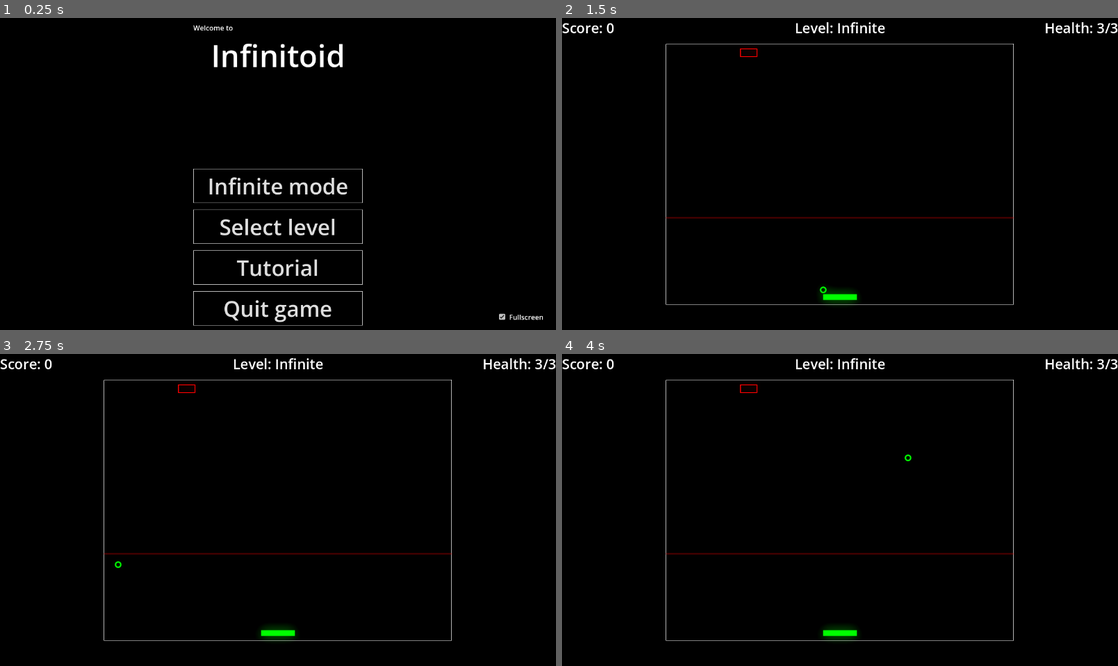
Above: before the commit, frames 1-4 (two rows, left to right).
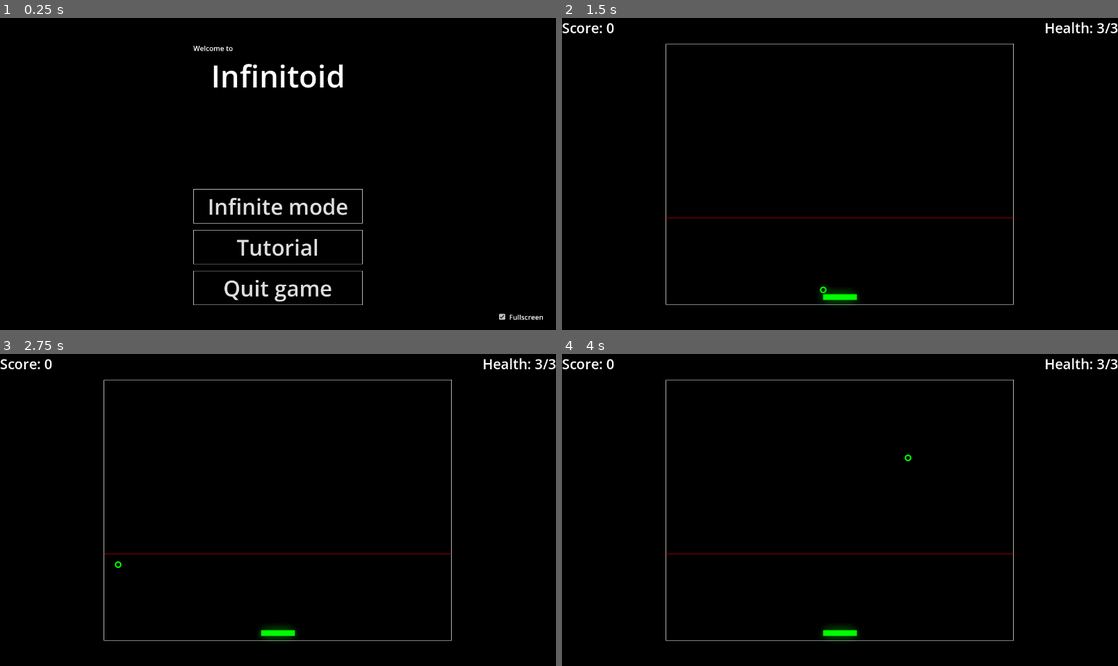
Above: after the commit, the same moments.

Repository: Germenzi/Infinitoid
Game: Godot game, scene res://scenes/main.tscn
The game is run twice, just before and just after one commit, with the same random seed, the same clock (stepped at 60 frames per second) and the same inputs.
Inputs (mouse positions are in pixels of both pictures, inside the frame that each line leads up to):
- Up to frame 1 (0.25 s): no input
- Up to frame 2 (1.5 s): click "Infinite mode" at 0.5 s; tap Enter at 1.25 s; move the mouse to (962, 158) at 1.27 s; hold Up (ui_up) from 1.28 s (still down); tap O at 1.35 s; click (962, 158) at 1.42 s
- Up to frame 3 (2.75 s): release Up (ui_up) at 2 s; tap Space at 2 s; drag from (166, 525) to (250, 572) at 2.02 s
- Up to frame 4 (4 s): tap Enter at 2.75 s; move the mouse to (895, 441) at 2.77 s; hold Up (ui_up) 2.78-3.5 s; tap O at 2.85 s; tap Space at 3.5 s; drag from (812, 572) to (673, 463) at 3.52 s

The runs differ from the first frame. In frame 1, 5.3% of the frame differs, in the area x 34-66%, y 2-99%; in frame 2, 0.3%; in frame 3, 0.3%; in frame 4, 0.3%.

Commit message:
removed levels

Diff:
--- a/namespaces/LevelsNamespace.gd
+++ b/namespaces/LevelsNamespace.gd
@@ -3,9 +3,3 @@
 class_name LevelsNamespace
 
 const INFINITE_LEVEL_CONFIG_PATH : String = "res://resources/infinite_level_config.tres"
-
-const LEVELS_CONFIGS : Array[LevelConfig] = [
-	preload("res://resources/level1.tres"),
-	preload("res://resources/level2.tres"),
-	preload("res://resources/level3.tres")
-]
--- a/namespaces/ScenesNamespace.gd
+++ b/namespaces/ScenesNamespace.gd
@@ -4,5 +4,4 @@
 
 const MAIN_MENU_SCENE_PATH : String = "res://scenes/main.tscn"
 const GAME_SCENE_PATH : String = "res://scenes/arcanoid_game.tscn"
-const LEVEL_SELECTING_SCENE_PATH : String = "res://scenes/level_selecting.tscn"
 const TUTORIAL_SCENE_PATH : String = "res://scenes/tutorial.tscn"
--- a/resources/level1.tres
+++ /dev/null
@@ -1,12 +0,0 @@
-[gd_resource type="Resource" script_class="LevelConfig" load_steps=2 format=3 uid="uid://it5to7lh0hsf"]
-
-[ext_resource type="Script" path="res://scripts/LevelConfig.gd" id="1_e7y1d"]
-
-[resource]
-script = ExtResource("1_e7y1d")
-speed_factor = 1.0
-new_blocks_spawning = false
-initial_ball_speed = 400.0
-initial_platform_speed = 300.0
-initial_block_spawn_amount = 1
-initial_level_structure = "1"
--- a/resources/level2.tres
+++ /dev/null
@@ -1,12 +0,0 @@
-[gd_resource type="Resource" script_class="LevelConfig" load_steps=2 format=3 uid="uid://cpppeujqnuohd"]
-
-[ext_resource type="Script" path="res://scripts/LevelConfig.gd" id="1_u3137"]
-
-[resource]
-script = ExtResource("1_u3137")
-speed_factor = 1.0
-new_blocks_spawning = false
-initial_ball_speed = 400.0
-initial_platform_speed = 300.0
-initial_block_spawn_amount = 1
-initial_level_structure = "2"
--- a/resources/level3.tres
+++ /dev/null
@@ -1,12 +0,0 @@
-[gd_resource type="Resource" script_class="LevelConfig" load_steps=2 format=3 uid="uid://c00xpilrdb5n1"]
-
-[ext_resource type="Script" path="res://scripts/LevelConfig.gd" id="1_kb1hs"]
-
-[resource]
-script = ExtResource("1_kb1hs")
-speed_factor = 1.0
-new_blocks_spawning = false
-initial_ball_speed = 400.0
-initial_platform_speed = 300.0
-initial_block_spawn_amount = 1
-initial_level_structure = "3"
--- a/scenes/arcanoid_game.tscn
+++ b/scenes/arcanoid_game.tscn
@@ -3,7 +3,6 @@
 [ext_resource type="Theme" uid="uid://dmce53ilrrlem" path="res://main-theme.tres" id="2_665qb"]
 [ext_resource type="Script" uid="uid://c2xkfwv7iin1c" path="res://scripts/GameState.gd" id="3_6rb05"]
 [ext_resource type="PackedScene" uid="uid://6folc8h7iqa7" path="res://scenes/game_over_screen.tscn" id="4_47ygy"]
-[ext_resource type="PackedScene" uid="uid://bc0tcq4wxb8qa" path="res://scenes/level_completed_screen.tscn" id="5_3e7pe"]
 [ext_resource type="PackedScene" uid="uid://b1mwgw0sjehek" path="res://scenes/in_game_menu.tscn" id="5_6e5sj"]
 
 [sub_resource type="GDScript" id="GDScript_0ixw8"]
@@ -12,12 +11,7 @@
 
 
 func _ready() -> void:
-	if GlobalSettings.current_level == -1:
-		(%GameState as GameState).load_level_config(load(LevelsNamespace.INFINITE_LEVEL_CONFIG_PATH))
-	else:
-		(%GameState as GameState).load_level_config(
-			LevelsNamespace.LEVELS_CONFIGS[GlobalSettings.current_level])
-
+	(%GameState as GameState).load_level_config(load(LevelsNamespace.INFINITE_LEVEL_CONFIG_PATH))
 	(%GameState as GameState).state_machine.go_state(GameState.LAUNCHING_BALL_STATE)
 "
 
@@ -216,9 +210,6 @@
 			banned_rects_sides = ArcanoidGeometry.RectGroupBannedSides.new()
 			banned_rects_sides.ban_side(earliest_collision.collision_rect, earliest_collision.collided_rect_side)
 
-			if _game_state.blocks.is_empty():
-				_on_all_blocks_broken()
-
 	# hardcoded bugfix, when ball super rarely just ignore walls
 	var bounds_rect : Rect2 = Rect2(Vector2.ZERO, GlobalSettings.game_config.playing_area_size)
 	if not bounds_rect.has_point(_game_state.ball_position):
@@ -297,16 +288,6 @@
 	_game_state.state_machine.go_state(GameState.LAUNCHING_BALL_STATE)
 
 
-func _on_all_blocks_broken() -> void:
-	if not _game_state.new_blocks_spawning:
-		(%Screens as TabContainer).current_tab = \\
-			(%Screens as TabContainer).get_tab_idx_from_control(%LevelCompletedScreen)
-		(%Screens as Control).show()
-		(%LevelCompletedScreen as LevelCompletedScreenAPI).set_has_next_level(
-			GlobalSettings.current_level < len(LevelsNamespace.LEVELS_CONFIGS)-1)
-		get_tree().paused = true
-
-
 func _on_blocks_reached_deadline() -> void:
 	_damage_reason = DamageReasons.DEADLINE_REACHED
 	if await _do_damage():
@@ -365,24 +346,6 @@
 		(%InGameMenu as Control).visible = not (%InGameMenu as Control).visible
 
 
-func _on_level_completed_screen_next_level_button_pressed() -> void:
-	if GlobalSettings.current_level >= len(LevelsNamespace.LEVELS_CONFIGS)-1:
-		return
-
-	GlobalSettings.current_level += 1
-	get_tree().paused = false
-	get_tree().reload_current_scene()
-
-
-func _on_level_completed_screen_quit_game_button_pressed() -> void:
-	get_tree().quit()
-
-
-func _on_level_completed_screen_main_menu_button_pressed() -> void:
-	get_tree().paused = false
-	get_tree().change_scene_to_file(ScenesNamespace.MAIN_MENU_SCENE_PATH)
-
-
 func _on_in_game_menu_main_menu_button_pressed() -> void:
 	get_tree().paused = false
 	get_tree().change_scene_to_file(ScenesNamespace.MAIN_MENU_SCENE_PATH)
@@ -408,21 +371,6 @@
 
 func _process(delta: float) -> void:
 	text = \"Score: %d\" % _game_state.score
-"
-
-[sub_resource type="GDScript" id="GDScript_bbx7j"]
-resource_name = "level_label"
-script/source = "extends Label
-
-
-func _ready() -> void:
-	var level_string : String = \"\"
-	if GlobalSettings.current_level == -1:
-		level_string = \"Infinite\"
-	else:
-		level_string = \"%d\" % (GlobalSettings.current_level+1)
-
-	text = \"Level: %s\" % level_string
 "
 
 [sub_resource type="Environment" id="Environment_a6df3"]
@@ -486,19 +434,6 @@
 text = "Score"
 script = SubResource("GDScript_4yrex")
 
-[node name="LevelLabel" type="Label" parent="GUI/HUD" unique_id=139835094]
-layout_mode = 1
-anchors_preset = 5
-anchor_left = 0.5
-anchor_right = 0.5
-offset_left = -20.0
-offset_right = 20.0
-offset_bottom = 19.0
-grow_horizontal = 2
-theme_override_font_sizes/font_size = 32
-text = "Level"
-script = SubResource("GDScript_bbx7j")
-
 [node name="Screens" type="TabContainer" parent="GUI" unique_id=1382445520]
 unique_name_in_owner = true
 process_mode = 3
@@ -516,12 +451,6 @@
 layout_mode = 2
 metadata/_tab_index = 0
 
-[node name="LevelCompletedScreen" parent="GUI/Screens" unique_id=354701538 instance=ExtResource("5_3e7pe")]
-unique_name_in_owner = true
-visible = false
-layout_mode = 2
-metadata/_tab_index = 1
-
 [node name="InGameMenu" parent="GUI" unique_id=790170330 instance=ExtResource("5_6e5sj")]
 unique_name_in_owner = true
 process_mode = 3
@@ -534,8 +463,5 @@
 [connection signal="main_menu_button_pressed" from="GUI/Screens/GameOverScreen" to="GUI" method="_on_game_over_screen_main_menu_button_pressed"]
 [connection signal="quit_game_button_pressed" from="GUI/Screens/GameOverScreen" to="GUI" method="_on_game_over_screen_quit_game_button_pressed"]
 [connection signal="restart_button_pressed" from="GUI/Screens/GameOverScreen" to="GUI" method="_on_game_over_screen_restart_button_pressed"]
-[connection signal="main_menu_button_pressed" from="GUI/Screens/LevelCompletedScreen" to="GUI" method="_on_level_completed_screen_main_menu_button_pressed"]
-[connection signal="next_level_button_pressed" from="GUI/Screens/LevelCompletedScreen" to="GUI" method="_on_level_completed_screen_next_level_button_pressed"]
-[connection signal="quit_game_button_pressed" from="GUI/Screens/LevelCompletedScreen" to="GUI" method="_on_level_completed_screen_quit_game_button_pressed"]
 [connection signal="main_menu_button_pressed" from="GUI/InGameMenu" to="GUI" method="_on_in_game_menu_main_menu_button_pressed"]
 [connection signal="new_scale_setted" from="GUI/InGameMenu" to="GUI" method="_on_in_game_menu_new_scale_setted"]
--- a/scenes/level_completed_screen.tscn
+++ /dev/null
@@ -1,89 +0,0 @@
-[gd_scene load_steps=3 format=3 uid="uid://bc0tcq4wxb8qa"]
-
-[ext_resource type="Theme" uid="uid://dmce53ilrrlem" path="res://main-theme.tres" id="1_fnab7"]
-
-[sub_resource type="GDScript" id="GDScript_sheo0"]
-resource_name = "main"
-script/source = "extends LevelCompletedScreenAPI
-
-signal next_level_button_pressed
-signal main_menu_button_pressed
-signal quit_game_button_pressed
-
-
-func _on_next_level_button_pressed() -> void:
-	next_level_button_pressed.emit()
-
-
-func _do_set_has_next_level(p_has:bool) -> void:
-	(%NextLevelButton as Button).disabled = not p_has
-
-
-func _on_main_menu_button_pressed() -> void:
-	main_menu_button_pressed.emit()
-
-
-func _on_quit_game_button_pressed() -> void:
-	quit_game_button_pressed.emit()
-"
-
-[node name="LevelCompletedScreen" type="Control"]
-layout_mode = 3
-anchors_preset = 15
-anchor_right = 1.0
-anchor_bottom = 1.0
-grow_horizontal = 2
-grow_vertical = 2
-theme = ExtResource("1_fnab7")
-script = SubResource("GDScript_sheo0")
-
-[node name="ShadingScreen" type="ColorRect" parent="."]
-layout_mode = 1
-anchors_preset = 15
-anchor_right = 1.0
-anchor_bottom = 1.0
-grow_horizontal = 2
-grow_vertical = 2
-color = Color(0, 0, 0, 0.784314)
-
-[node name="VBoxContainer" type="VBoxContainer" parent="."]
-layout_mode = 1
-anchors_preset = 13
-anchor_left = 0.5
-anchor_right = 0.5
-anchor_bottom = 1.0
-grow_horizontal = 2
-grow_vertical = 2
-theme_override_constants/separation = 50
-alignment = 1
-
-[node name="LevelCompletedLabel" type="Label" parent="VBoxContainer"]
-layout_mode = 2
-theme_override_font_sizes/font_size = 50
-text = "Level completed"
-horizontal_alignment = 1
-
-[node name="VBoxContainer" type="VBoxContainer" parent="VBoxContainer"]
-layout_mode = 2
-size_flags_horizontal = 4
-theme_override_constants/separation = 10
-
-[node name="NextLevelButton" type="Button" parent="VBoxContainer/VBoxContainer"]
-unique_name_in_owner = true
-layout_mode = 2
-theme_override_font_sizes/font_size = 40
-text = " Next level "
-
-[node name="MainMenuButton" type="Button" parent="VBoxContainer/VBoxContainer"]
-layout_mode = 2
-theme_override_font_sizes/font_size = 40
-text = "Main Menu"
-
-[node name="QuitGameButton" type="Button" parent="VBoxContainer/VBoxContainer"]
-layout_mode = 2
-theme_override_font_sizes/font_size = 40
-text = "Quit game"
-
-[connection signal="pressed" from="VBoxContainer/VBoxContainer/NextLevelButton" to="." method="_on_next_level_button_pressed"]
-[connection signal="pressed" from="VBoxContainer/VBoxContainer/MainMenuButton" to="." method="_on_main_menu_button_pressed"]
-[connection signal="pressed" from="VBoxContainer/VBoxContainer/QuitGameButton" to="." method="_on_quit_game_button_pressed"]
--- a/scenes/level_number_rect.tscn
+++ /dev/null
@@ -1,33 +0,0 @@
-[gd_scene load_steps=2 format=3 uid="uid://dqqrtke22gjnt"]
-
-[ext_resource type="Theme" uid="uid://dmce53ilrrlem" path="res://main-theme.tres" id="1_v57mo"]
-
-[node name="LevelNumberRect" type="Control"]
-custom_minimum_size = Vector2(48, 48)
-layout_mode = 3
-anchors_preset = 15
-anchor_right = 1.0
-anchor_bottom = 1.0
-grow_horizontal = 2
-grow_vertical = 2
-theme = ExtResource("1_v57mo")
-
-[node name="Panel" type="Panel" parent="."]
-layout_mode = 1
-anchors_preset = 15
-anchor_right = 1.0
-anchor_bottom = 1.0
-grow_horizontal = 2
-grow_vertical = 2
-
-[node name="CenterContainer" type="CenterContainer" parent="."]
-layout_mode = 1
-anchors_preset = 15
-anchor_right = 1.0
-anchor_bottom = 1.0
-grow_horizontal = 2
-grow_vertical = 2
-
-[node name="Label" type="Label" parent="CenterContainer"]
-layout_mode = 2
-text = "1"
--- a/scenes/level_selecting.tscn
+++ /dev/null
@@ -1,74 +0,0 @@
-[gd_scene load_steps=3 format=3 uid="uid://dlxtmxqusmm1k"]
-
-[ext_resource type="Theme" uid="uid://dmce53ilrrlem" path="res://main-theme.tres" id="1_fubx1"]
-
-[sub_resource type="GDScript" id="GDScript_pclnu"]
-resource_name = "main"
-script/source = "extends Control
-
-
-func _ready() -> void:
-	for i:int in len(LevelsNamespace.LEVELS_CONFIGS):
-		var level_button : Button = Button.new()
-		level_button.text = \" %d \" % (i+1)
-		(%GridContainer as GridContainer).add_child(level_button)
-		level_button.pressed.connect(func():
-			_go_level(i)
-			)
-
-
-func _go_level(level_index:int) -> void:
-	GlobalSettings.current_level = level_index
-	get_tree().change_scene_to_file(ScenesNamespace.GAME_SCENE_PATH)
-
-
-func _on_back_button_pressed() -> void:
-	get_tree().change_scene_to_file(ScenesNamespace.MAIN_MENU_SCENE_PATH)
-"
-
-[node name="LevelSelecting" type="Control"]
-layout_mode = 3
-anchors_preset = 15
-anchor_right = 1.0
-anchor_bottom = 1.0
-grow_horizontal = 2
-grow_vertical = 2
-theme = ExtResource("1_fubx1")
-script = SubResource("GDScript_pclnu")
-
-[node name="VBoxContainer" type="VBoxContainer" parent="."]
-layout_mode = 1
-anchors_preset = 15
-anchor_right = 1.0
-anchor_bottom = 1.0
-grow_horizontal = 2
-grow_vertical = 2
-theme_override_constants/separation = 50
-alignment = 1
-
-[node name="Label" type="Label" parent="VBoxContainer"]
-layout_mode = 2
-size_flags_vertical = 10
-theme_override_font_sizes/font_size = 50
-text = "Select level"
-horizontal_alignment = 1
-
-[node name="ScrollContainer" type="ScrollContainer" parent="VBoxContainer"]
-layout_mode = 2
-size_flags_vertical = 3
-
-[node name="GridContainer" type="GridContainer" parent="VBoxContainer/ScrollContainer"]
-unique_name_in_owner = true
-layout_mode = 2
-size_flags_horizontal = 6
-size_flags_vertical = 4
-columns = 20
-
-[node name="BackButton" type="Button" parent="VBoxContainer"]
-layout_mode = 2
-size_flags_horizontal = 4
-size_flags_vertical = 2
-theme_override_font_sizes/font_size = 32
-text = " Back "
-
-[connection signal="pressed" from="VBoxContainer/BackButton" to="." method="_on_back_button_pressed"]
--- a/scenes/main.tscn
+++ b/scenes/main.tscn
@@ -7,20 +7,12 @@
 script/source = "extends Node
 
 
-func _ready() -> void:
-	print(\"Hello\")
-
 func _on_main_menu_ui_quit_game_button_pressed() -> void:
 	get_tree().quit()
 
 
 func _on_main_menu_ui_play_infinite_button_pressed() -> void:
-	GlobalSettings.current_level = -1
 	get_tree().change_scene_to_file(ScenesNamespace.GAME_SCENE_PATH)
-
-
-func _on_main_menu_ui_select_level_button_pressed() -> void:
-	get_tree().change_scene_to_file(ScenesNamespace.LEVEL_SELECTING_SCENE_PATH)
 
 
 func _on_fullscreen_checkbox_toggled(toggled_on: bool) -> void:
@@ -31,13 +23,13 @@
 	get_tree().change_scene_to_file(ScenesNamespace.TUTORIAL_SCENE_PATH)
 "
 
-[node name="Main" type="Node"]
+[node name="Main" type="Node" unique_id=556780036]
 script = SubResource("GDScript_o8j6b")
 
-[node name="MainMenuUI" parent="." instance=ExtResource("1_l2h6o")]
+[node name="MainMenuUI" parent="." unique_id=858781240 instance=ExtResource("1_l2h6o")]
 mouse_filter = 1
 
-[node name="FullscreenCheckbox" type="CheckBox" parent="."]
+[node name="FullscreenCheckbox" type="CheckBox" parent="." unique_id=1318796372]
 anchors_preset = 3
 anchor_left = 1.0
 anchor_top = 1.0
@@ -54,6 +46,5 @@
 
 [connection signal="play_infinite_button_pressed" from="MainMenuUI" to="." method="_on_main_menu_ui_play_infinite_button_pressed"]
 [connection signal="quit_game_button_pressed" from="MainMenuUI" to="." method="_on_main_menu_ui_quit_game_button_pressed"]
-[connection signal="select_level_button_pressed" from="MainMenuUI" to="." method="_on_main_menu_ui_select_level_button_pressed"]
 [connection signal="tutorial_button_pressed" from="MainMenuUI" to="." method="_on_main_menu_ui_tutorial_button_pressed"]
 [connection signal="toggled" from="FullscreenCheckbox" to="." method="_on_fullscreen_checkbox_toggled"]
--- a/scenes/main_menu_ui.tscn
+++ b/scenes/main_menu_ui.tscn
@@ -6,7 +6,6 @@
 resource_name = "main"
 script/source = "extends Control
 
-signal select_level_button_pressed
 signal play_infinite_button_pressed
 signal quit_game_button_pressed
 signal tutorial_button_pressed
@@ -19,14 +18,11 @@
 	quit_game_button_pressed.emit()
 
 
-func _on_select_level_button_pressed() -> void:
-	select_level_button_pressed.emit()
-
 func _on_tutorial_button_pressed() -> void:
 	tutorial_button_pressed.emit()
 "
 
-[node name="MainMenuUI" type="Control"]
+[node name="MainMenuUI" type="Control" unique_id=123788492]
 layout_mode = 3
 anchors_preset = 15
 anchor_right = 1.0
@@ -36,7 +32,7 @@
 theme = ExtResource("1_6hq1e")
 script = SubResource("GDScript_xbkml")
 
-[node name="VBoxContainer" type="VBoxContainer" parent="."]
+[node name="VBoxContainer" type="VBoxContainer" parent="." unique_id=1740587664]
 layout_mode = 1
 anchors_preset = 13
 anchor_left = 0.5
@@ -49,14 +45,14 @@
 theme_override_constants/separation = 15
 alignment = 1
 
-[node name="VBoxContainer" type="VBoxContainer" parent="VBoxContainer"]
+[node name="VBoxContainer" type="VBoxContainer" parent="VBoxContainer" unique_id=1748936832]
 layout_mode = 2
 
-[node name="WelcomeLabel" type="Label" parent="VBoxContainer/VBoxContainer"]
+[node name="WelcomeLabel" type="Label" parent="VBoxContainer/VBoxContainer" unique_id=1668702574]
 layout_mode = 2
 text = "Welcome to"
 
-[node name="InfinitoidLabel" type="Label" parent="VBoxContainer/VBoxContainer"]
+[node name="InfinitoidLabel" type="Label" parent="VBoxContainer/VBoxContainer" unique_id=820869129]
 layout_mode = 2
 theme_override_font_sizes/font_size = 70
 text = "Infinitoid
@@ -64,27 +60,21 @@
 "
 horizontal_alignment = 1
 
-[node name="PlayButton" type="Button" parent="VBoxContainer"]
+[node name="PlayButton" type="Button" parent="VBoxContainer" unique_id=1613070114]
 layout_mode = 2
 theme_override_font_sizes/font_size = 50
 text = "  Infinite mode  "
 
-[node name="SelectLevelButton" type="Button" parent="VBoxContainer"]
-layout_mode = 2
-theme_override_font_sizes/font_size = 50
-text = "Select level"
-
-[node name="TutorialButton" type="Button" parent="VBoxContainer"]
+[node name="TutorialButton" type="Button" parent="VBoxContainer" unique_id=1754641859]
 layout_mode = 2
 theme_override_font_sizes/font_size = 50
 text = "Tutorial"
 
-[node name="QuitGameButton" type="Button" parent="VBoxContainer"]
+[node name="QuitGameButton" type="Button" parent="VBoxContainer" unique_id=2104786063]
 layout_mode = 2
 theme_override_font_sizes/font_size = 50
 text = "  Quit game  "
 
 [connection signal="pressed" from="VBoxContainer/PlayButton" to="." method="_on_play_button_pressed"]
-[connection signal="pressed" from="VBoxContainer/SelectLevelButton" to="." method="_on_select_level_button_pressed"]
 [connection signal="pressed" from="VBoxContainer/TutorialButton" to="." method="_on_tutorial_button_pressed"]
 [connection signal="pressed" from="VBoxContainer/QuitGameButton" to="." method="_on_quit_game_button_pressed"]
--- a/scripts/GameState.gd
+++ b/scripts/GameState.gd
@@ -35,25 +35,7 @@
 	platform_speed = level_config.initial_platform_speed
 	ball_velocity = Vector2.RIGHT * level_config.initial_ball_speed
 	blocks_spawn_count = level_config.initial_block_spawn_amount
-	new_blocks_spawning = level_config.new_blocks_spawning
 	speed_factor = level_config.speed_factor
-
-	var csv_lines := level_config.initial_level_structure.split("\n")
-	print(csv_lines)
-	for i:int in len(csv_lines):
-		var blocks_hp : Array[int] = []
-		blocks_hp.append_array(Array(csv_lines[i].split(",")).map(func(x:String): return int(x)))
-		print(blocks_hp)
-
-		for j:int in min(GlobalSettings.game_config.block_column_count, len(blocks_hp)):
-			if blocks_hp[j] == 0:
-				continue
-			blocks.append(ArcanoidBlock.new(
-				Rect2(
-				Vector2(GlobalSettings.game_config.first_row_offset, GlobalSettings.game_config.top_row_gap) + \
-					(GlobalSettings.game_config.block_size+Vector2(GlobalSettings.game_config.blocks_columns_gap, GlobalSettings.game_config.block_rows_gap))*Vector2(j, i),
-				GlobalSettings.game_config.block_size), blocks_hp[j]))
-
 
 
 func _enter_tree() -> void:
--- a/scripts/GlobalSettingsAutoload.gd
+++ b/scripts/GlobalSettingsAutoload.gd
@@ -8,5 +8,3 @@
 		game_scale_changed.emit()
 
 var game_config : GameConfig = preload("res://resources/main_game_config.tres")
-
-var current_level : int = 0 # if -1 then infinite level
--- a/scripts/LevelCompletedScreenAPI.gd
+++ /dev/null
@@ -1,12 +0,0 @@
-extends Control
-
-class_name LevelCompletedScreenAPI
-
-
-func set_has_next_level(p_has:bool) -> void:
-	_do_set_has_next_level(p_has)
-
-
-# virtual
-func _do_set_has_next_level(p_has:bool) -> void:
-	pass
--- a/scripts/LevelConfig.gd
+++ b/scripts/LevelConfig.gd
@@ -4,9 +4,6 @@
 
 @export_range(1.0, 1.5)
 var speed_factor : float = 1.05
-
-@export
-var new_blocks_spawning : bool = true
 
 @export_range(10.0, 10_000.0)
 var initial_ball_speed : float = 200.0
@@ -16,6 +13,3 @@
 
 @export_range(1, 1000)
 var initial_block_spawn_amount : int = 1
-
-@export_multiline
-var initial_level_structure : String = ""
Not shown: 1 places in scenes/main.tscn that only renumber resources
Not shown: 1 places in scenes/main_menu_ui.tscn that only renumber resources
Not shown, removed: scripts/LevelCompletedScreenAPI.gd.uid
